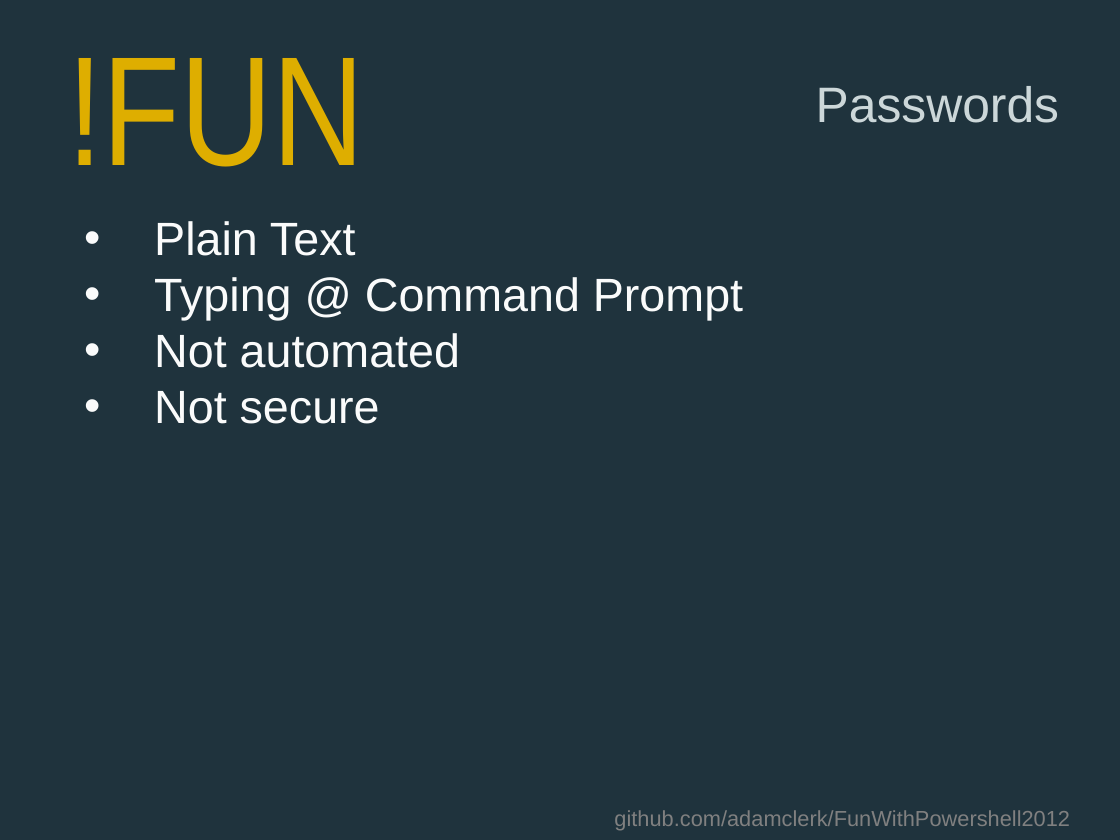
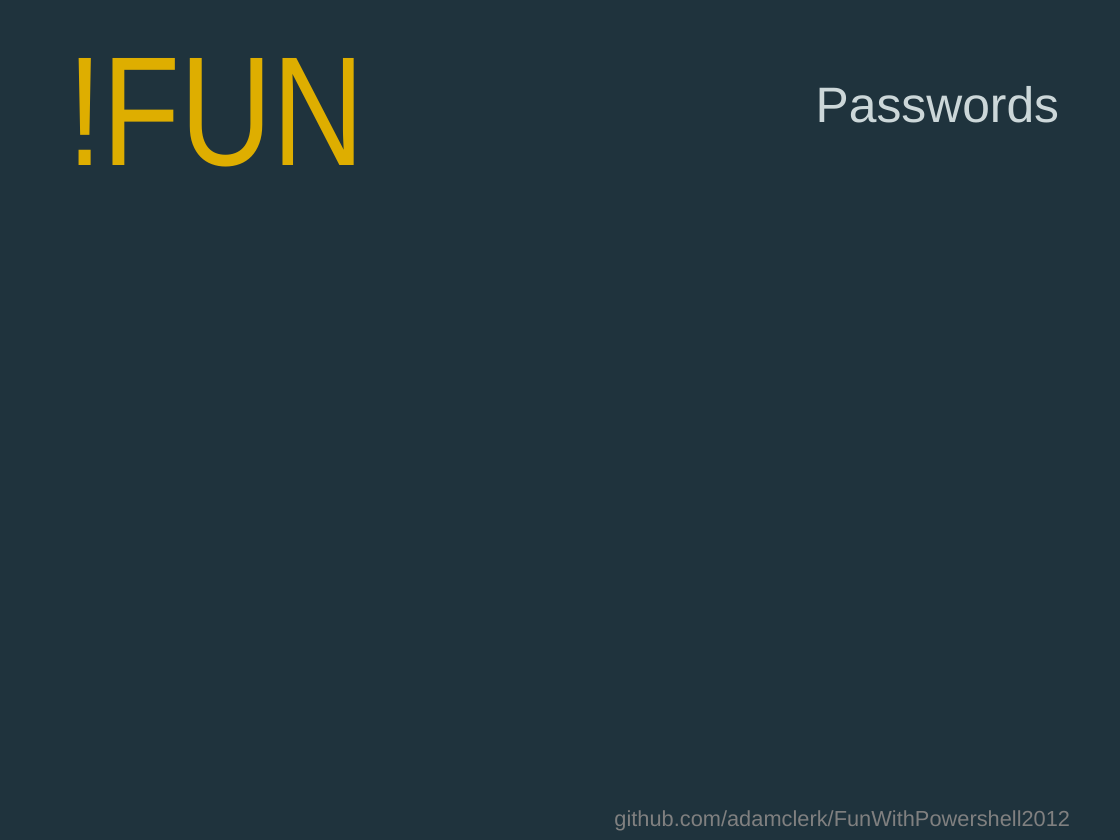
Before and after one commit to adamclerk/FunWithPowershell2012, a slide deck: slide 8 of 2012_CodeCamp_PowerShell.pptx. Drawn at 1120x840 pixels with LibreOffice and Linux fonts; fonts in the diff are those of the drawing. Boxes give left, top, right and bottom in pixels: in the first picture for what was removed or moved away, otherwise in the second. Text is boxed around its words. In the diff, an @@ line names an element or a change of style, - is before the commit and + after.

```diff
--- a/2012_CodeCamp_PowerShell.pptx
+++ b/2012_CodeCamp_PowerShell.pptx
@@ text removed at bbox=[154, 221, 743, 424] @@
-• Plain Text
-• Typing @ Command Prompt
-• Not automated
-• Not secure
```
Also in this commit, not shown: 7 other slides changed, 1 slide added, 1 slide removed, 13 other files.
